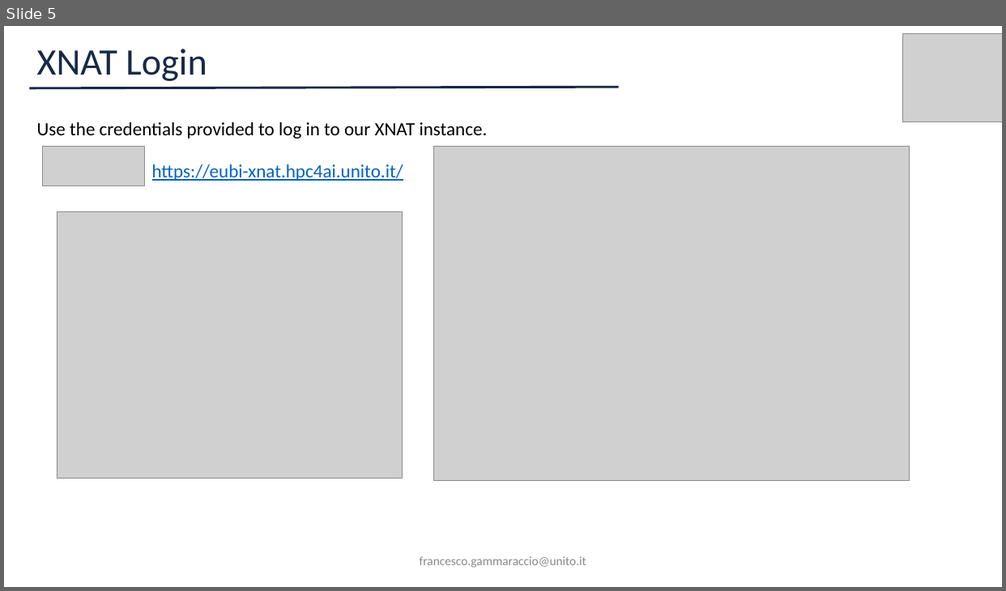
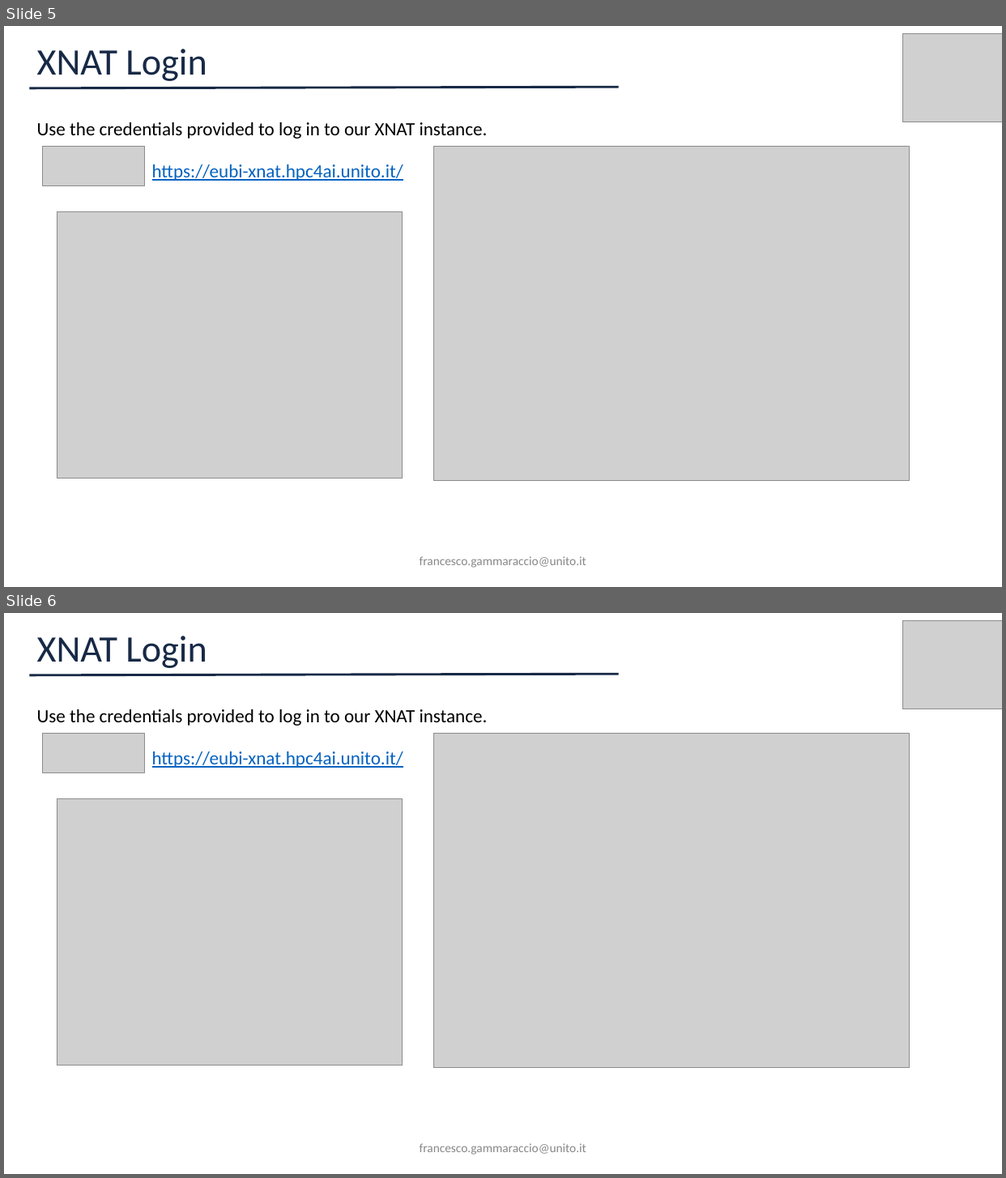
Before and after one commit to cim-unito/XNAT-PIC, a slide deck: ImageDataCommunityDays2026/UserMaterial/ImageDataCommunityDays2026_FG.pptx. Shown one above the other, each under a label of ours: slide 5 before the commit, slides 5 and 6 after it. The pictures are 1006x591 and 1006x1178 pixels, drawn with LibreOffice and Linux fonts; fonts in the diff are those of the drawing; grey boxes stand for pictures. Boxes give left, top, right and bottom in pixels: in the first picture for what was removed or moved away, otherwise in the second. Text is boxed around its words. In the diff, an @@ line names an element or a change of style, - is before the commit and + after.

```diff
--- a/ImageDataCommunityDays2026/UserMaterial/ImageDataCommunityDays2026_FG.pptx
+++ b/ImageDataCommunityDays2026/UserMaterial/ImageDataCommunityDays2026_FG.pptx
@@ slide 6 added at (4, 613, 1002, 1174), background #FFFFFF @@
@@ text added at (37, 636, 206, 668), 36 pt, text #172946 @@
+XNAT Login
@@ picture added at (903, 620, 1002, 709) @@
@@ line added from (619, 674) to (29, 675), #172946 2.25 pt @@
@@ text added at (37, 709, 488, 726), 18 pt, text #000000 @@
+Use the credentials provided to log in to our XNAT instance.
@@ picture added at (43, 734, 145, 773) @@
@@ picture added at (434, 733, 909, 1067) @@
@@ rectangle added at (815, 726, 839, 754), fill #FFFFFF, outline #FFFFFF 3 pt @@
@@ text added at (152, 752, 403, 768), 18 pt, text #0563C1, underline @@
+https://eubi-xnat.hpc4ai.unito.it/
@@ picture added at (57, 798, 403, 1065) @@
@@ text added at (420, 1144, 586, 1155), 12 pt, text #888888 @@
+francesco.gammaraccio@unito.it
```
Also in this commit, not shown: 1 slide changed, 1 other slide added.
